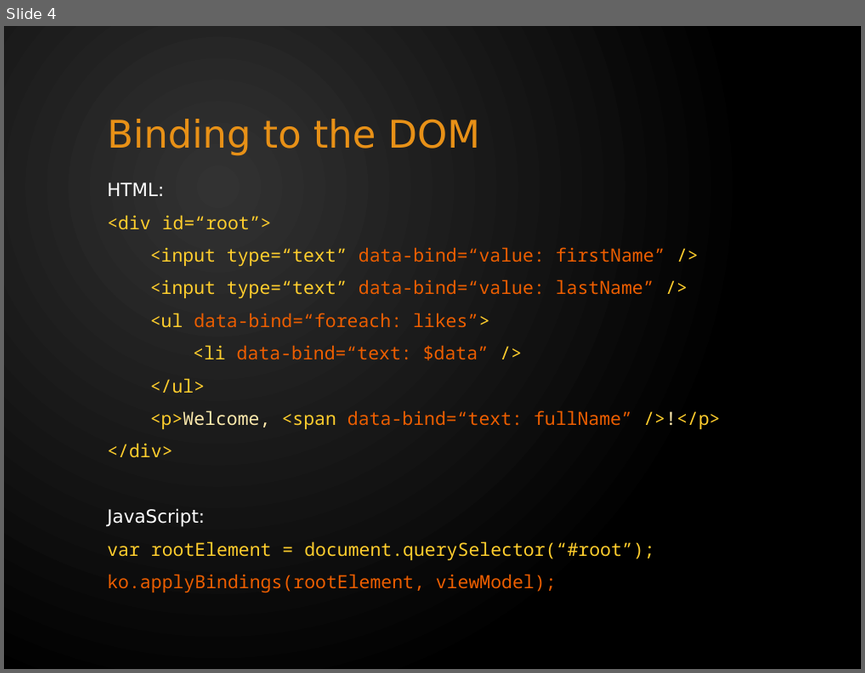
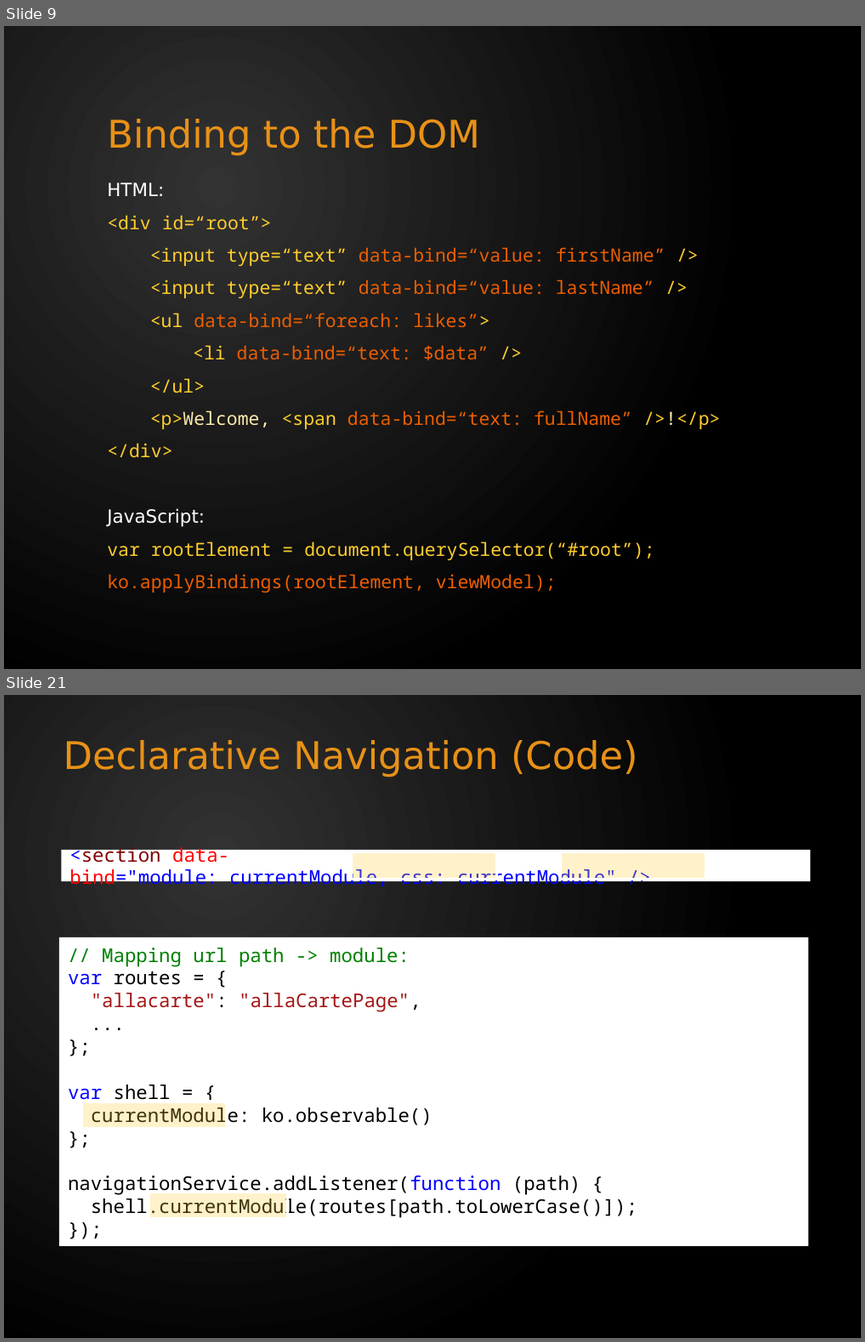
Before and after one commit to tomas-skalicky/c24.PizzaDiNoccatello, a slide deck: docs/Knockout - Quick Intro.pptx. Shown one above the other, each under a label of ours: slide 4 before the commit, slides 9 and 21 after it; the slides between them are not shown. The pictures are 865x673 and 865x1342 pixels, drawn with LibreOffice and Linux fonts; fonts in the diff are those of the drawing. Boxes give left, top, right and bottom in pixels: in the first picture for what was removed or moved away, otherwise in the second. Text is boxed around its words. In the diff, an @@ line names an element or a change of style, - is before the commit and + after.

```diff
--- a/docs/Knockout - Quick Intro.pptx
+++ b/docs/Knockout - Quick Intro.pptx
@@ slide 21 added at (x1=4, y1=695, x2=861, y2=1338), background gradient #323232 to #000000 @@
@@ title added at (x1=64, y1=740, x2=638, y2=777), 32 pt, text #E89117 @@
+Declarative Navigation (Code)
@@ rectangle added at (x1=62, y1=849, x2=811, y2=881), fill #FFFFFF, 16 pt, text #0000FF @@
+<section data-bind="module: currentModule, css: currentModule" />
@@ rectangle added at (x1=352, y1=851, x2=497, y2=879), fill #FFCE2D at 25% opacity, outline #FFFFFF 2.25 pt @@
@@ rectangle added at (x1=561, y1=851, x2=706, y2=879), fill #FFCE2D at 25% opacity, outline #FFFFFF 2.25 pt @@
@@ rectangle added at (x1=59, y1=937, x2=808, y2=1246), fill #FFFFFF, 16 pt, text #000000 @@
+// Mapping url path -> module:
+var routes = {
+"allacarte": "allaCartePage",
+...
+};
+var shell = {
+currentModule: ko.observable()
+};
+navigationService.addListener(function (path) {
+shell.currentModule(routes[path.toLowerCase()]);
+});
@@ rectangle added at (x1=82, y1=1101, x2=227, y2=1128), fill #FFCE2D at 25% opacity, outline #FFFFFF 2.25 pt @@
@@ rectangle added at (x1=148, y1=1192, x2=287, y2=1219), fill #FFCE2D at 25% opacity, outline #FFFFFF 2.25 pt @@
@@ what was slide 4 is now slide 9 @@
```
Also in this commit, not shown: 22 other slides added, 5 slides removed.
